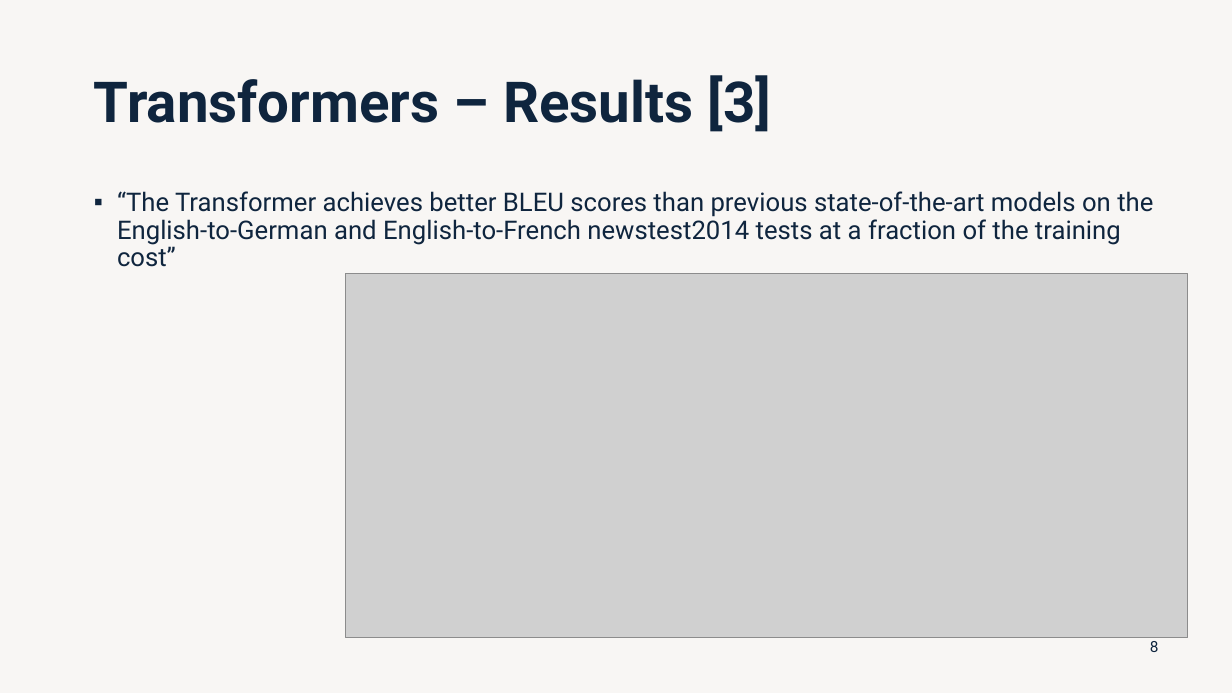
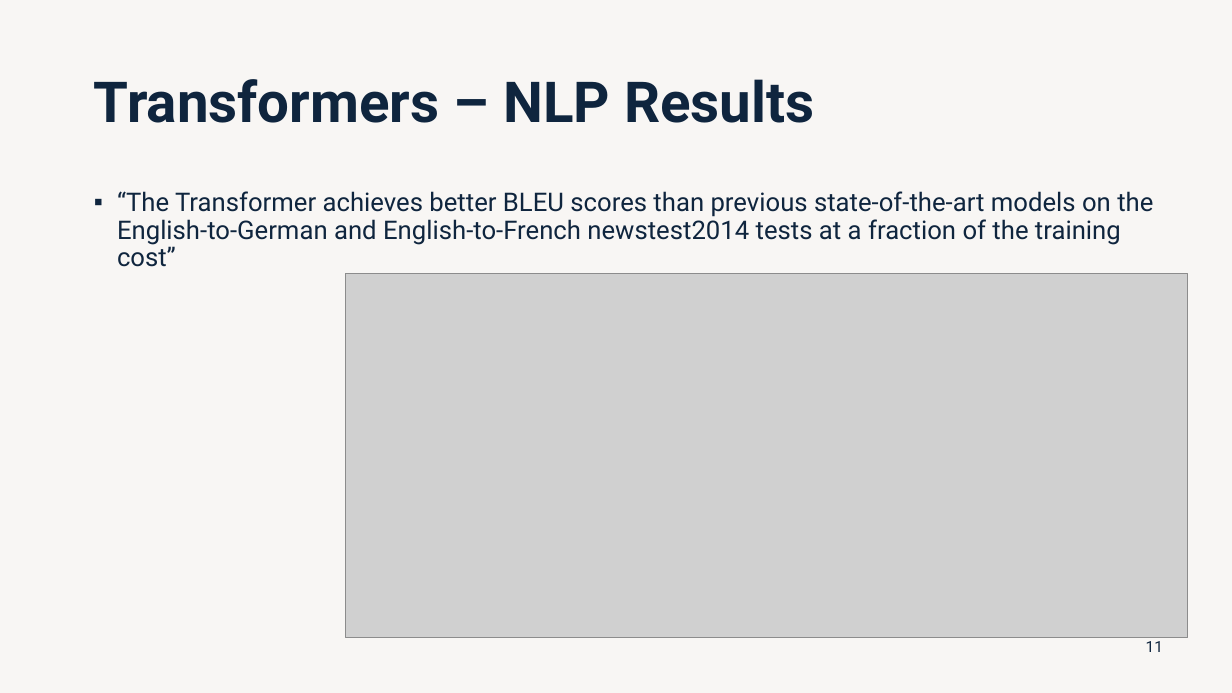
Before and after one commit to lobaton/Deep-Learning-with-Python, a slide deck: slide 11 of Slides/08 - Transformers.pptx (slide 8 before the commit). Drawn at 1232x693 pixels with LibreOffice and Linux fonts; fonts in the diff are those of the drawing; grey boxes stand for pictures. Boxes give left, top, right and bottom in pixels: in the first picture for what was removed or moved away, otherwise in the second. Text is boxed around its words. In the diff, an @@ line names an element or a change of style, - is before the commit and + after.

```diff
--- a/Slides/08 - Transformers.pptx
+++ b/Slides/08 - Transformers.pptx
@@ title at (94, 79, 814, 123): text changed @@
-Transformers – Results [3]
+Transformers – NLP Results
@@ page number at (1146, 641, 1163, 652): text changed @@
-8
+11
```
Also in this commit, not shown: 5 other slides changed, 3 slides added, 6 other files.
